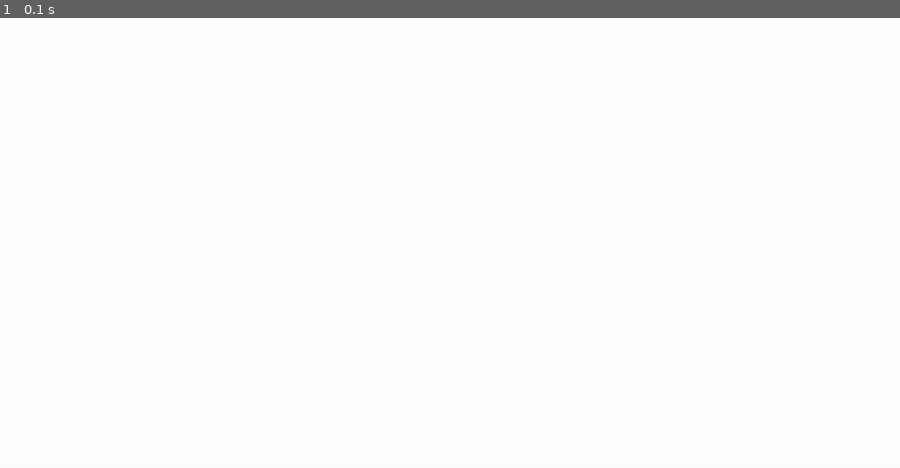
Above: before the commit, frame 1.
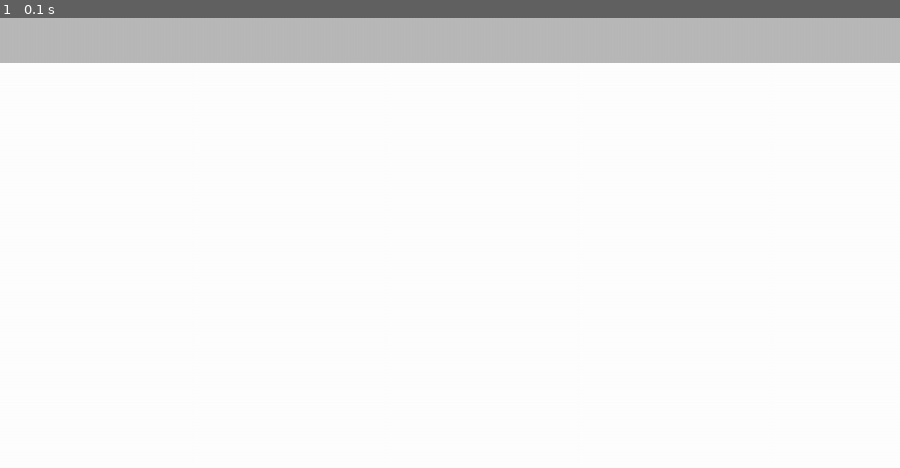
Above: after the commit, the same moment.

Repository: coffeecoder1337/minibrains
Game: pygame game, started from main.py
Two runs of this game, one before a commit and one after it. Both use one fixed random seed, a clock stepped at 60 frames per second and the inputs below.
Inputs:
- Up to frame 1 (0.1 s): no input

The runs differ from the first frame. In frame 1, 10% of the frame differs, in the area x 0-100%, y 0-10%.

Commit message:
added menu class

Diff:
--- a/main.py
+++ b/main.py
@@ -1,5 +1,6 @@
 import pygame
 import config
+import menu
 from pygame.locals import *
 
 pygame.init()
@@ -12,6 +13,11 @@
         self.clock = pygame.time.Clock()
         self.is_running = True
 
+        self.all_objects = pygame.sprite.Group()
+        self.menu = menu.Menu()
+
+        self.all_objects.add(self.menu)
+
     def handler(self):
         for event in pygame.event.get():
             if event.type == QUIT:
@@ -19,6 +25,7 @@
 
     def draw(self):
         self.screen.fill(config.white)
+        self.all_objects.draw(self.screen)
 
     def run(self):
         while self.is_running:
--- /dev/null
+++ b/menu.py
@@ -0,0 +1,16 @@
+import pygame
+import config
+from pygame.locals import *
+
+pygame.init()
+
+
+class Menu(pygame.sprite.Sprite):
+    def __init__(self):
+        pygame.sprite.Sprite.__init__(self)
+        self.width = config.width
+        self.height = 60
+        self.image = pygame.Surface((self.width, self.height))
+        self.rect = self.image.get_rect()
+        self.image.fill(config.black)
+        self.image.set_alpha(70)
